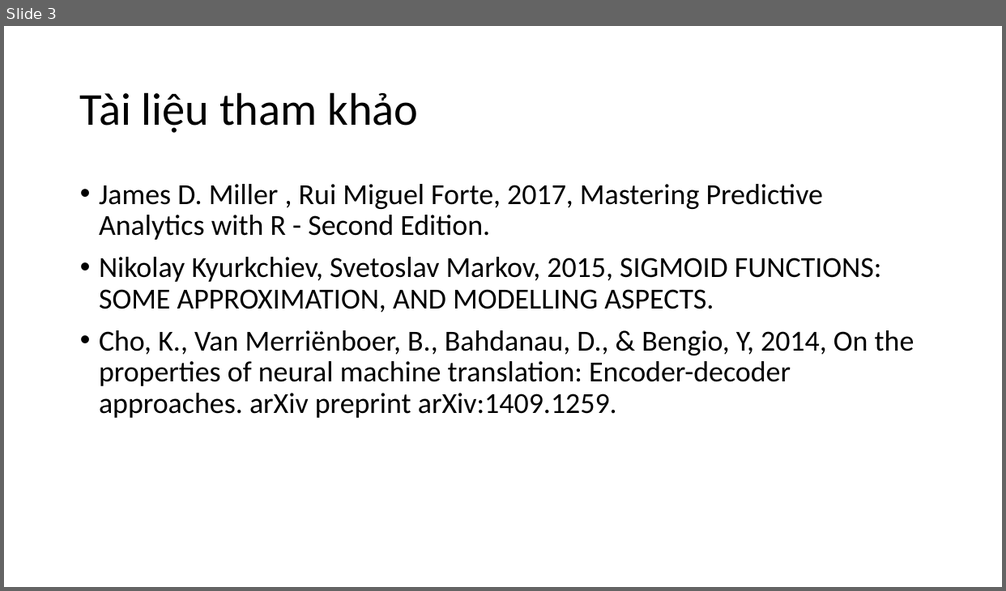
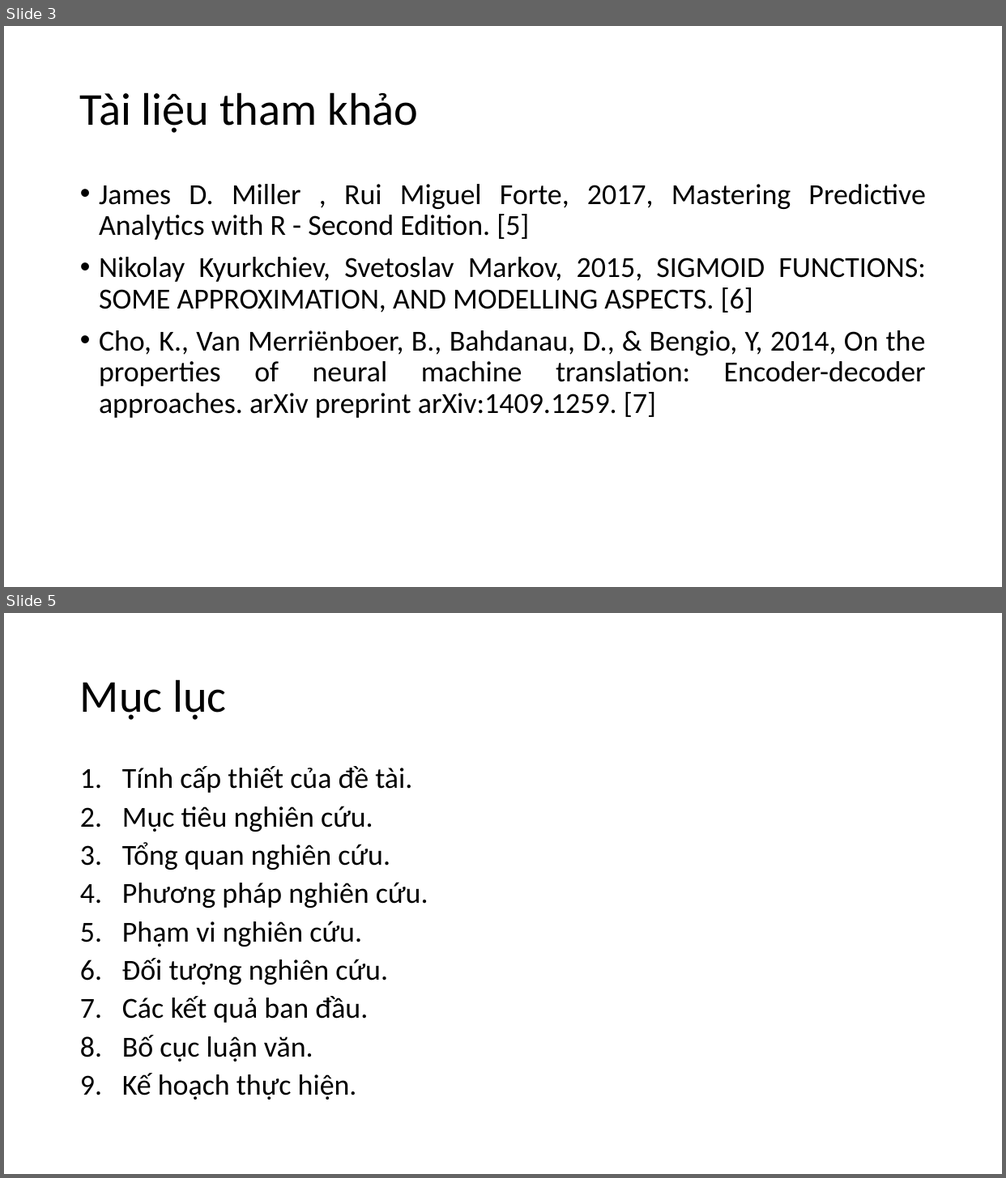
Before and after one commit to nguyenduyhanlam/Improving-Vietnamese-English-neural-machine-translation-with-guiding-word-alignments, a slide deck: dcct.pptx. Shown one above the other, each under a label of ours: slide 3 before the commit, slides 3 and 5 after it; the slides between them are not shown. The pictures are 1006x591 and 1006x1178 pixels, drawn with LibreOffice and Linux fonts; fonts in the diff are those of the drawing. Boxes give left, top, right and bottom in pixels: in the first picture for what was removed or moved away, otherwise in the second. Text is boxed around its words. In the diff, an @@ line names an element or a change of style, - is before the commit and + after.

```diff
--- a/dcct.pptx
+++ b/dcct.pptx
@@ slide 5 added at box(4, 613, 1002, 1174), background #FFFFFF @@
@@ title added at box(80, 679, 226, 720), 44 pt, text #000000 @@
+Mục lục
@@ text added at box(122, 766, 428, 1100), 28 pt, text #000000 @@
+1. Tính cấp thiết của đề tài.
+2. Mục tiêu nghiên cứu.
+3. Tổng quan nghiên cứu.
+4. Phương pháp nghiên cứu.
+5. Phạm vi nghiên cứu.
+6. Đối tượng nghiên cứu.
+7. Các kết quả ban đầu.
+8. Bố cục luận văn.
+9. Kế hoạch thực hiện.
@@ slide 3 changed as well @@
@@ text at box(99, 184, 926, 418): text changed @@
-• James D. Miller , Rui Miguel Forte, 2017, Mastering Predictive Analytics with R - Second Edition.
-• Nikolay Kyurkchiev, Svetoslav Markov, 2015, SIGMOID FUNCTIONS: SOME APPROXIMATION, AND MODELLING ASPECTS.
-• Cho, K., Van Merriënboer, B., Bahdanau, D., & Bengio, Y, 2014, On the properties of neural machine translation: Encoder-decoder approaches. arXiv preprint arXiv:1409.1259.
+• James D. Miller , Rui Miguel Forte, 2017, Mastering Predictive Analytics with R - Second Edition. [5]
+• Nikolay Kyurkchiev, Svetoslav Markov, 2015, SIGMOID FUNCTIONS: SOME APPROXIMATION, AND MODELLING ASPECTS. [6]
+• Cho, K., Van Merriënboer, B., Bahdanau, D., & Bengio, Y, 2014, On the properties of neural machine translation: Encoder-decoder approaches. arXiv preprint arXiv:1409.1259. [7]
```
Also in this commit, not shown: 2 other slides changed, 13 other slides added.
